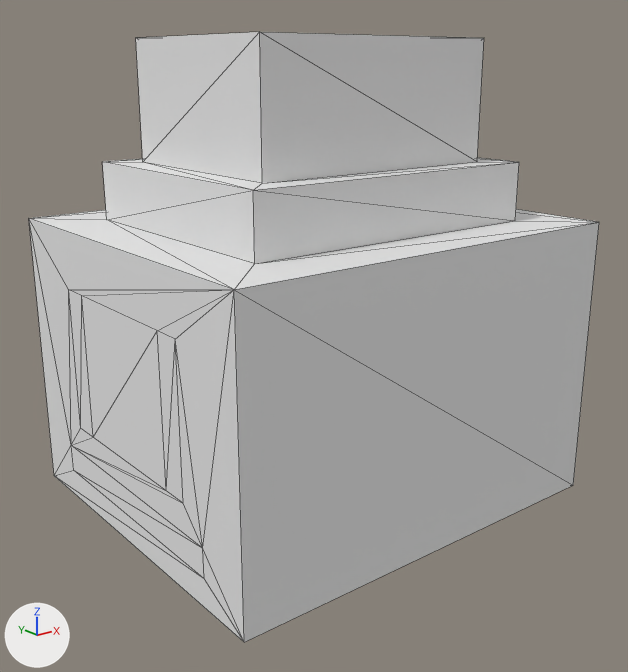
A saved change to the OBJ model Assets/3D/TextUI.obj.
One viewpoint serves both versions: a camera (50 mm lens) standing at (-18.7, -23.6, 15.2) and looking at (-0.3, -0.6, 6.0). Lighting does not change. The marker at lower left points along +X, +Y and +Z. Mesh edges are drawn as thin lines. Where no turn or scale is listed for an object, it has been applied to the vertices. Vertices at the same position are counted once.

Names of what the first picture shows: 'TextUI'.
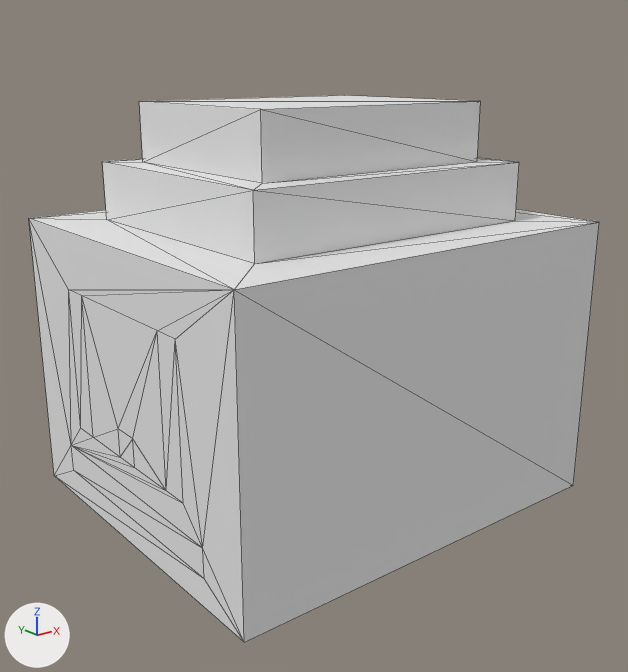
The change, as a list of edits to the scene's bpy script:
```text
Change me_textui:
    used by ob_textui; location = (0.0, 0.0, 0.0)
    verts and faces of me_textui; kept vertices keep their numbers, new ones are numbered from 36
    before: 22 (-4.5, -3.5, 16.0) at pixel (259, 31), 23 (-4.5, 3.5, 16.0) at pixel (135, 37), 26 (4.5, -3.5, 16.0) at pixel (484, 37), 27 (4.5, 3.5, 16.0)
    remove me_textui.from_pydata(...)  # 36 vertices, 68 faces; spans x -7.5..7.5, y -6.5..6.5, z 0.0..16.0
    add me_textui.from_pydata(...)  # 40 vertices, 76 faces; spans x -7.5..7.5, y -6.5..6.5, z 0.0..14.0
    me_textui part 1
    3 faces are deleted
    4 vertices are added at (-7.5, -0.5, 3.0), (-7.5, 0.5, 3.0), (-7.5, -0.5, 4.0), (-7.5, 0.5, 4.0)
    11 new faces join them
    me_textui part 2
    add for i in [22, 23, 26, 27]: verts[i] += (0.0, 0.0, -2.0)
```

Pixel boxes [x1, y1, x2, y2] of what changed, in the pictures (628 x 672 px; the box of a moved part takes in the faces that stretch with it):
'TextUI', reshaped (10% shorter)
    before: [29, 32, 599, 642]
    after: [29, 95, 599, 642]
part 1 of me_textui, built on
    both: [72, 296, 166, 491]
part 2 of me_textui, moved or reshaped
    before: [136, 32, 484, 183]
    after: [139, 95, 481, 183]
